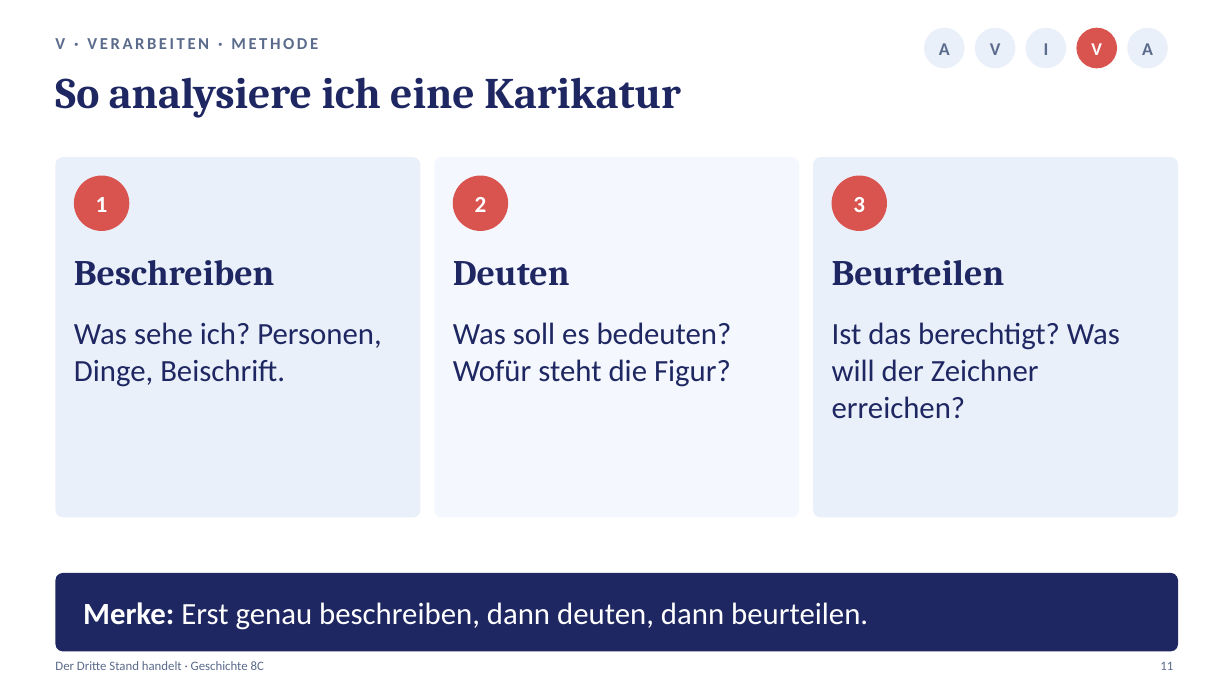
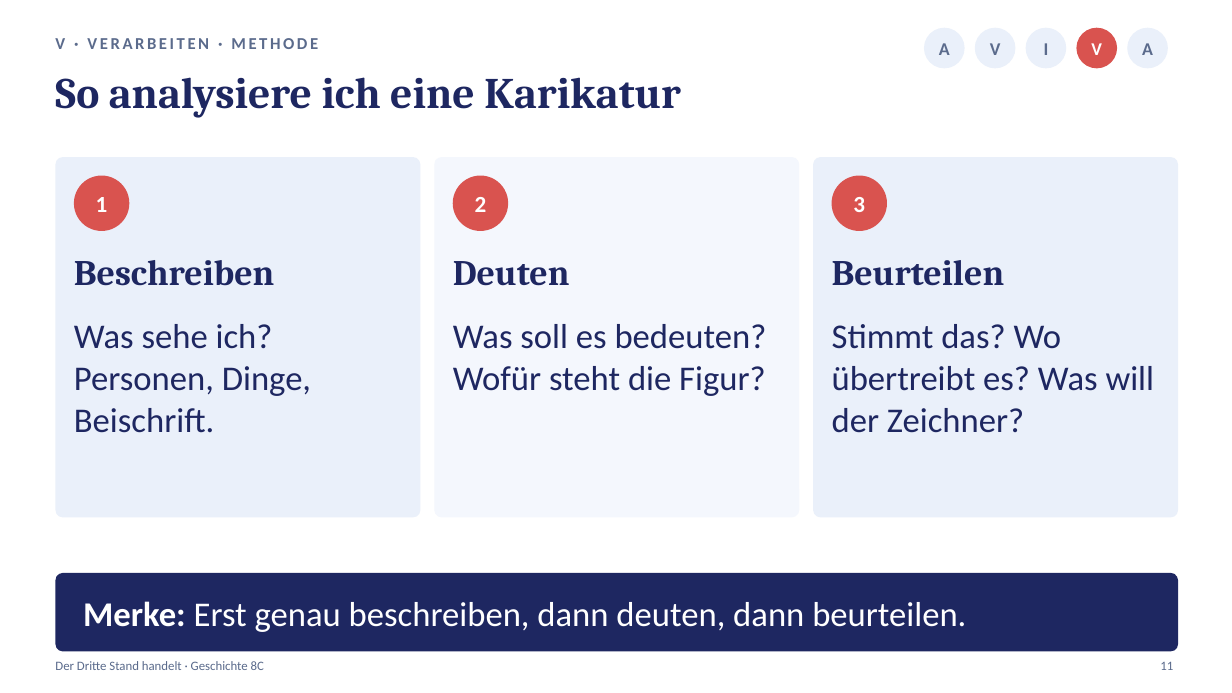
Before and after one commit to golzkonstantin-gif/Schule, a slide deck: slide 11 of Geschichte_8/Stunde2_Nationalversammlung/Praesentation_Stunde2_Nationalversammlung.pptx. Drawn at 1232x693 pixels with LibreOffice and Linux fonts; fonts in the diff are those of the drawing. Boxes give left, top, right and bottom in pixels: in the first picture for what was removed or moved away, otherwise in the second. Text is boxed around its words. In the diff, an @@ line names an element or a change of style, - is before the commit and + after.

```diff
--- a/Geschichte_8/Stunde2_Nationalversammlung/Praesentation_Stunde2_Nationalversammlung.pptx
+++ b/Geschichte_8/Stunde2_Nationalversammlung/Praesentation_Stunde2_Nationalversammlung.pptx
@@ text at [832,324,1155,433]: text changed; size 24 to 27 pt @@
-Ist das berechtigt? Was will der Zeichner erreichen?
+Stimmt das? Wo übertreibt es? Was will der Zeichner?
@@ size 24 to 27 pt in 3 elements at [74,324,311,433], [453,324,767,396], [83,601,966,632] @@
```
Also in this commit, not shown: 16 other slides changed, 21 other files.
